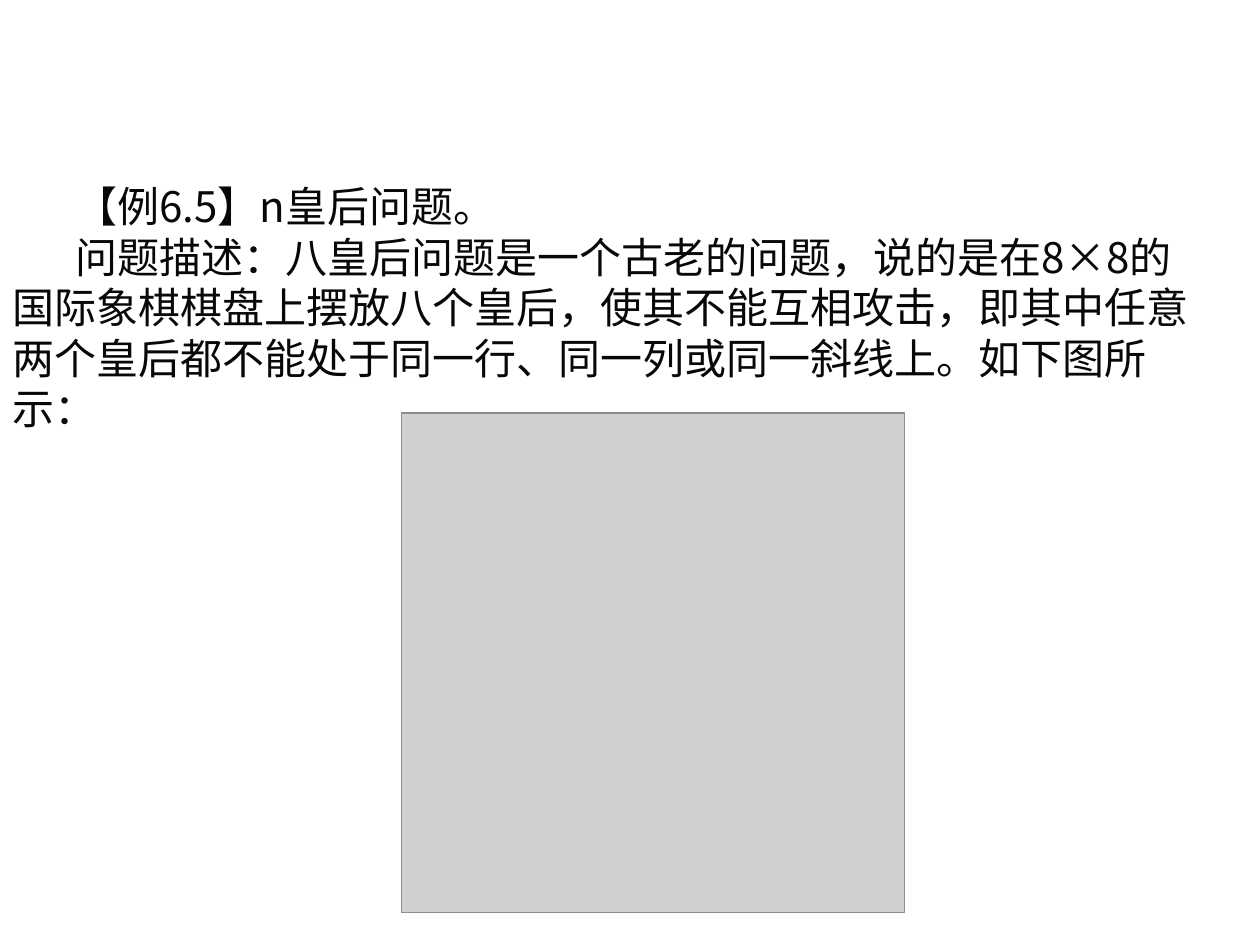
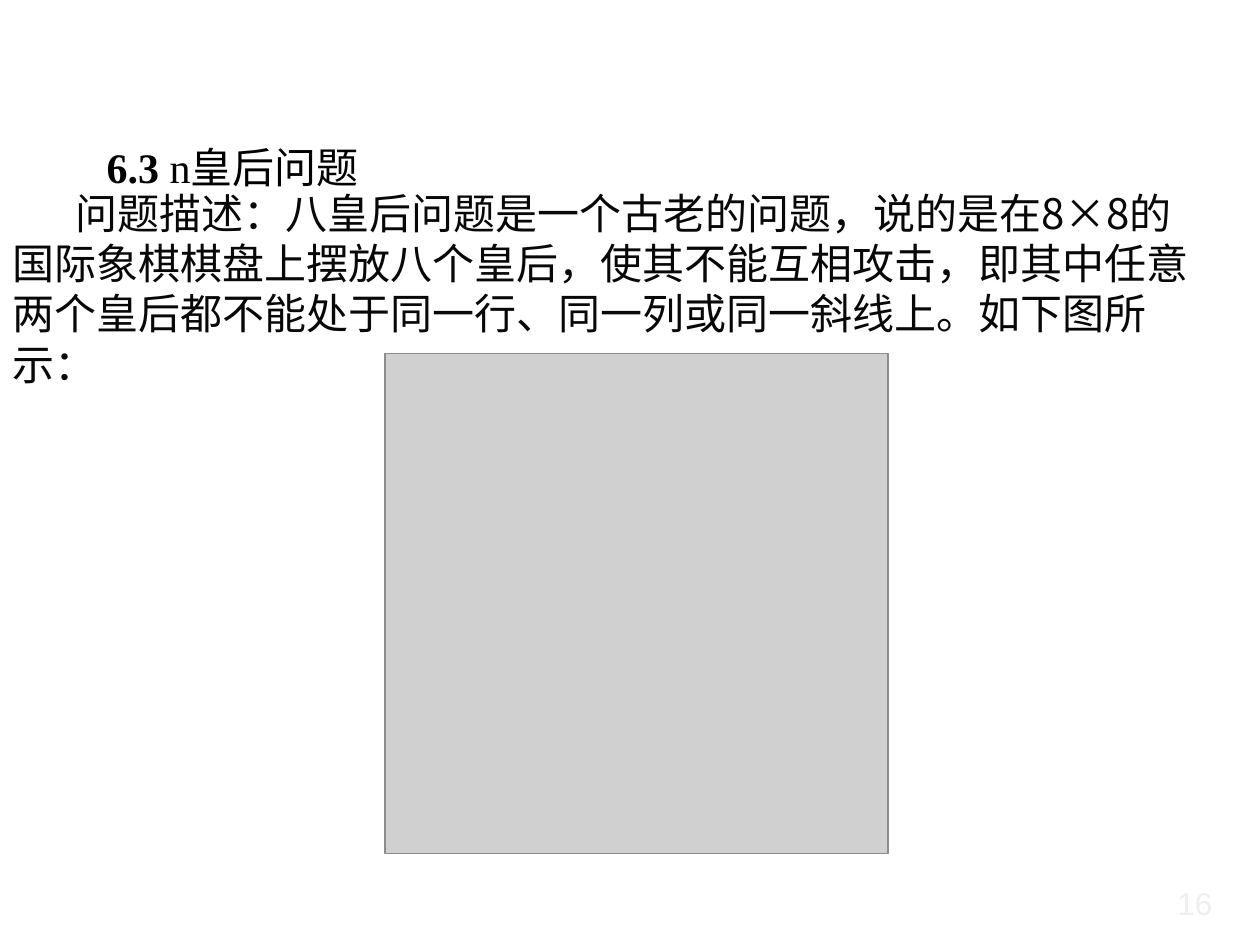
Before and after one commit to liutongling/DP, a slide deck: slide 50 of file/第6章 回朔法.pptx (slide 68 before the commit). Drawn at 1260x945 pixels with LibreOffice and Linux fonts; fonts in the diff are those of the drawing; grey boxes stand for pictures; background and template pictures are left out. Boxes give left, top, right and bottom in pixels: in the first picture for what was removed or moved away, otherwise in the second. Text is boxed around its words. In the diff, an @@ line names an element or a change of style, - is before the commit and + after.

```diff
--- a/file/第6章 回朔法.pptx
+++ b/file/第6章 回朔法.pptx
@@ text added at (107,150,359,187), 24 pt, text #000000 @@
+6.3 n皇后问题
@@ text at (75,186,495,226): paragraph removed @@
-【例6.5】n皇后问题。
@@ picture: place and size @@
-picture at (402,413,905,914)
+picture at (384,353,887,853)
@@ text added at (888,878,1225,929), 18 pt, text #EFEFEF @@
+16
```
Also in this commit, not shown: 3 other slides changed, 10 slides added, 5 other files.
